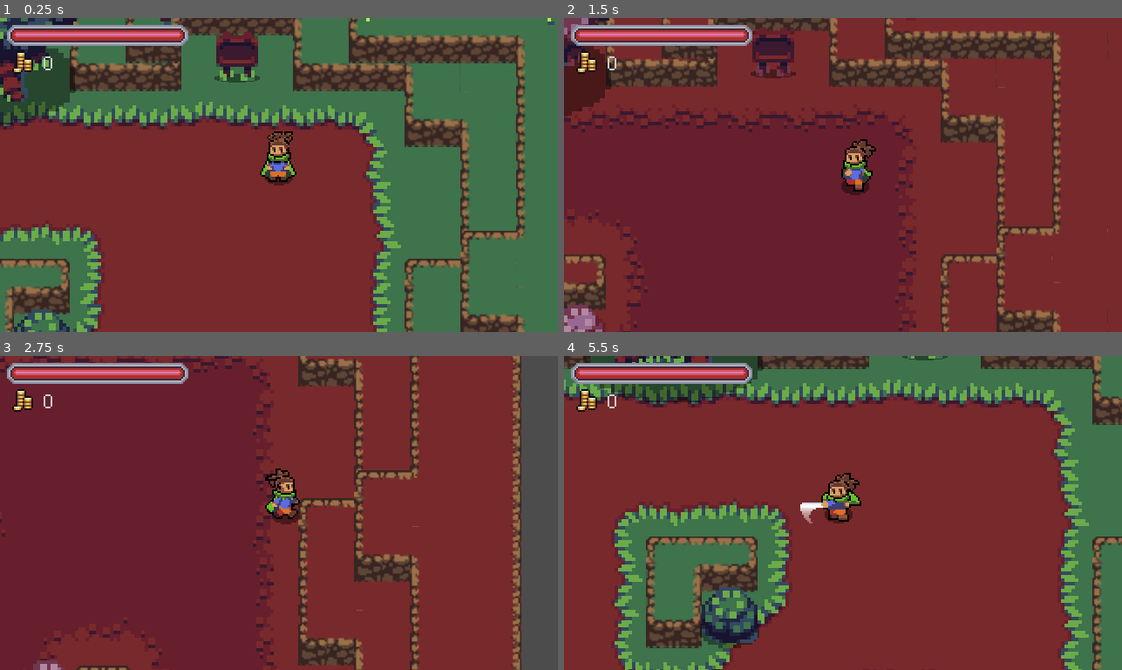
Above: before the commit, frames 1-4 (two rows, left to right).
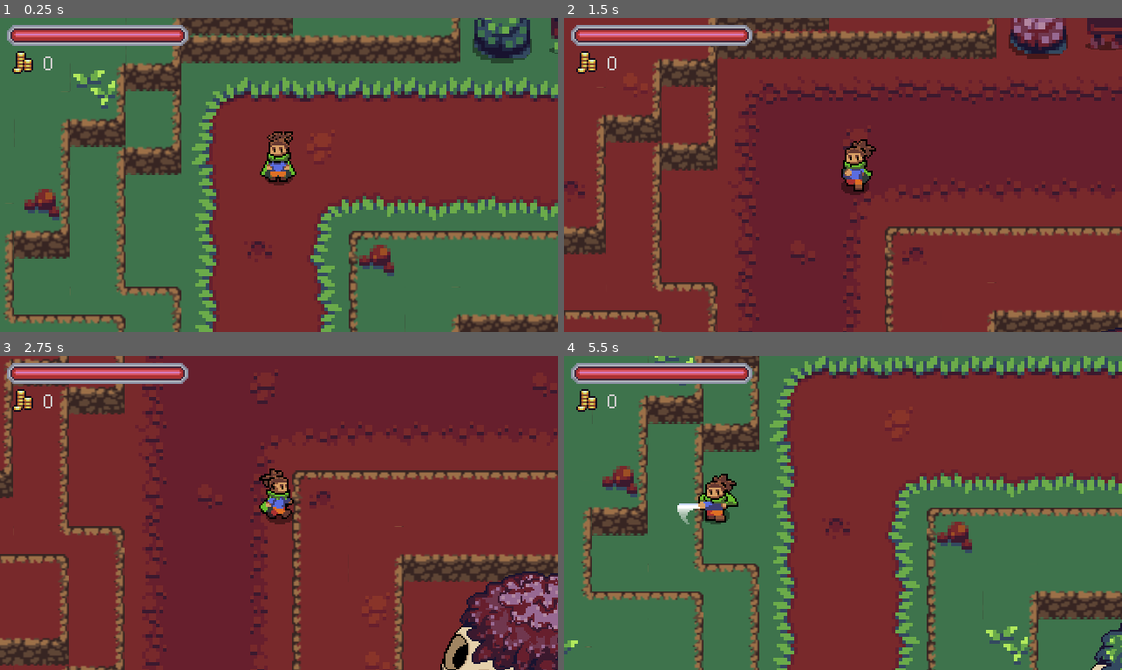
Above: after the commit, the same moments.

Repository: Thomas-Arndt/RPG.1
Game: Godot game, scene res://World/World.tscn
Same seed, same stepped clock (60 frames per second), same inputs: the game is played once before the commit and once after it.
Inputs:
- Up to frame 1 (0.25 s): no input
- Up to frame 2 (1.5 s): tap Enter at 0.5 s; hold Right (ui_right) 0.53-1.28 s; tap R (attack) at 0.6 s; hold Down (ui_down) from 1.28 s (still down); tap T (d_shift) at 1.35 s
- Up to frame 3 (2.75 s): release Down (ui_down) at 2.03 s; hold Right (ui_right) from 2.03 s (still down); tap E (roll) at 2.1 s
- Up to frame 4 (5.5 s): release Right (ui_right) at 2.78 s; hold Up (ui_up) 2.78-3.53 s; tap one key every 0.75 s from 2.85 s: R (attack) T (d_shift) E (roll) R (attack); hold Left (ui_left) 3.53-5.03 s; hold Down (ui_down) from 5.03 s (still down)

The runs differ from the first frame. In frame 1, 60% of the frame differs, in the area x 0-100%, y 0-100%; in frame 2, 23%; in frame 3, 26%; in frame 4, 64%.

Commit message:
Minor moving of objects in World scene

Diff:
--- a/World/World.tscn
+++ b/World/World.tscn
@@ -1098,7 +1098,7 @@
 tile_data = PoolIntArray( 131037, 1, 0, 131038, 1, 1, 131039, 1, 1, 131040, 1, 1, 131041, 1, 1, 131042, 1, 1, 131043, 1 …(6252 unchanged characters)…
 
 [node name="Camera2D" type="Camera2D" parent="."]
-position = Vector2( -424, 208 )
+position = Vector2( -936, 224 )
 current = true
 smoothing_enabled = true
 script = ExtResource( 1 )
@@ -1114,7 +1114,7 @@
 [node name="YSort" type="YSort" parent="."]
 
 [node name="Player" parent="YSort" instance=ExtResource( 4 )]
-position = Vector2( -424, 208 )
+position = Vector2( -936, 224 )
 
 [node name="RemoteTransform2D" type="RemoteTransform2D" parent="YSort/Player"]
 remote_path = NodePath("../../../Camera2D")
@@ -1173,10 +1173,10 @@
 position = Vector2( -336, 416 )
 
 [node name="Shrub9" parent="YSort/Shrubs" instance=ExtResource( 10 )]
-position = Vector2( -736, 144 )
+position = Vector2( -728, 144 )
 
 [node name="Shrub10" parent="YSort/Shrubs" instance=ExtResource( 10 )]
-position = Vector2( -800, 144 )
+position = Vector2( -808, 144 )
 
 [node name="MobileEnemies" type="YSort" parent="YSort"]
 
@@ -1201,7 +1201,7 @@
 [node name="Signs" type="YSort" parent="YSort"]
 
 [node name="BulletinBoard" parent="YSort/Signs" instance=ExtResource( 3 )]
-position = Vector2( -448, 152 )
+position = Vector2( -768, 152 )
 
 [node name="InProgressQuestAction" parent="YSort/Signs/BulletinBoard/InteractionZone/Actions" index="0" instance=ExtResource( 15 )]
 quest_reference = ExtResource( 12 )
